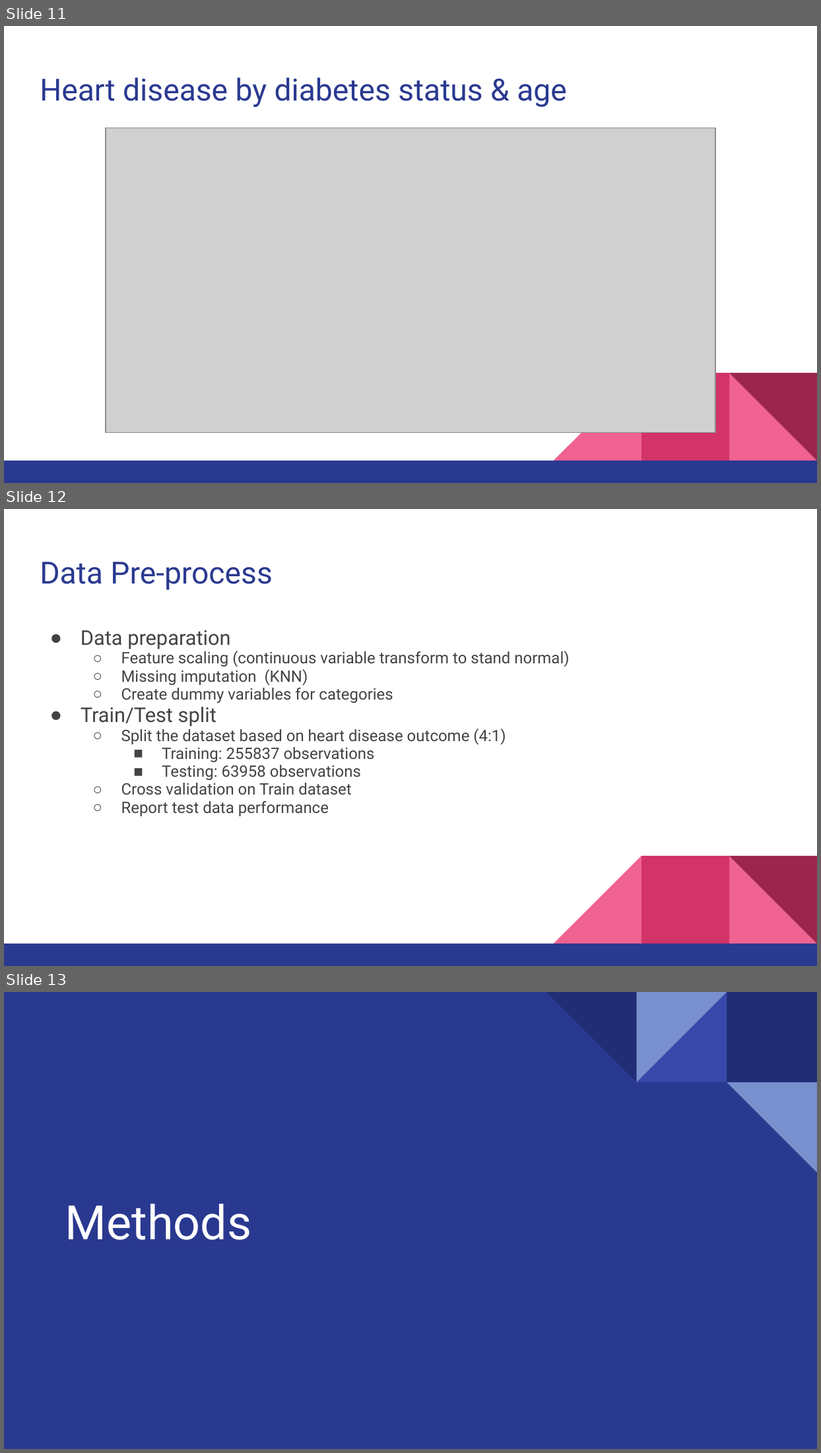
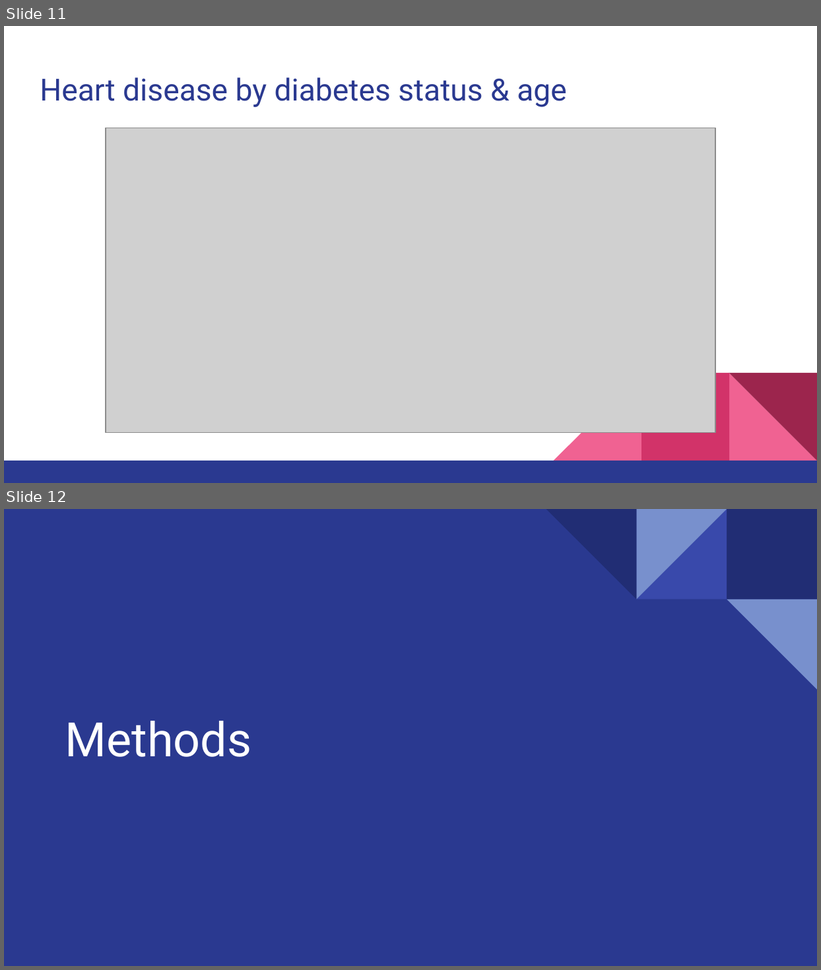
Before and after one commit to eunchong0204/bios735_group2, a slide deck: reports/Presentations/BIOS735_Group2_Presentation(4_27).pptx. Shown one above the other, each under a label of ours: slides 11, 12 and 13 before the commit, slides 11 and 12 after it. The pictures are 821x1453 and 821x970 pixels, drawn with LibreOffice and Linux fonts; fonts in the diff are those of the drawing; grey boxes stand for pictures. Boxes give left, top, right and bottom in pixels: in the first picture for what was removed or moved away, otherwise in the second. Text is boxed around its words. In the diff, an @@ line names an element or a change of style, - is before the commit and + after.

```diff
--- a/reports/Presentations/BIOS735_Group2_Presentation(4_27).pptx
+++ b/reports/Presentations/BIOS735_Group2_Presentation(4_27).pptx
@@ slide 12 removed at [4, 509, 817, 966], background #FFFFFF; not listed: 5 template elements that a slide beside it also shows @@
@@ title removed at [40, 562, 272, 590] @@
-Data Pre-process
@@ text removed at [81, 630, 569, 817] @@
-● Data preparation
-  ○ Feature scaling (continuous variable transform to stand normal)
-  ○ Missing imputation (KNN)
-  ○ Create dummy variables for categories
-● Train/Test split
-  ○ Split the dataset based on heart disease outcome (4:1)
-    ■ Training: 255837 observations
-    ■ Testing: 63958 observations
-  ○ Cross validation on Train dataset
-  ○ Report test data performance
@@ what was slide 13 is now slide 12 @@
```
Also in this commit, not shown: 13 slides changed, 3 slides added, 2 other slides removed, 2 other files.
